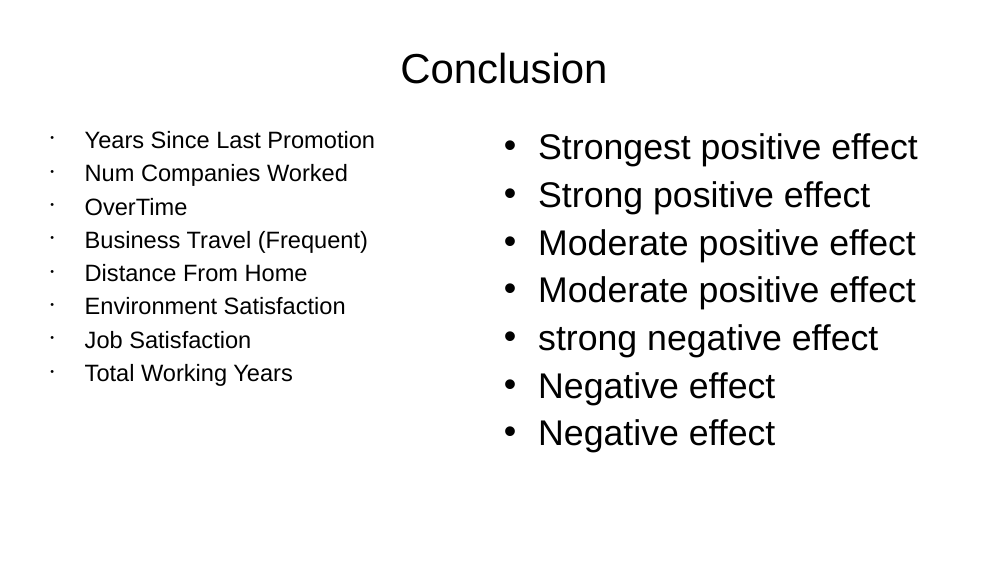
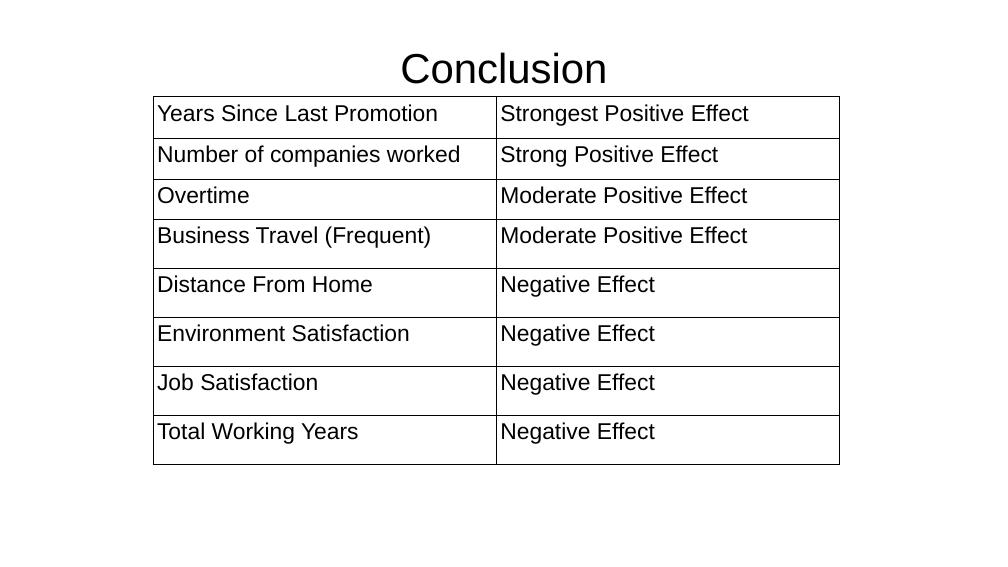
Before and after one commit to sbowler/project-one, a slide deck: slide 18 of presentations/project2_presentation.pptx (slide 16 before the commit). Drawn at 1008x567 pixels with LibreOffice and Linux fonts; fonts in the diff are those of the drawing; background and template pictures are left out. Boxes give left, top, right and bottom in pixels: in the first picture for what was removed or moved away, otherwise in the second. Text is boxed around its words. In the diff, an @@ line names an element or a change of style, - is before the commit and + after.

```diff
--- a/presentations/project2_presentation.pptx
+++ b/presentations/project2_presentation.pptx
@@ table added at [154, 97, 840, 465], 8 rows, 2 columns @@
+Years Since Last Promotion | Strongest Positive Effect
+Number of companies worked | Strong Positive Effect
+Overtime | Moderate Positive Effect
+Business Travel (Frequent) | Moderate Positive Effect
+Distance From Home | Negative Effect
+Environment Satisfaction | Negative Effect
+Job Satisfaction | Negative Effect
+Total Working Years | Negative Effect
@@ text removed at [85, 131, 375, 386] @@
-• Years Since Last Promotion
-• Num Companies Worked
-• OverTime
-• Business Travel (Frequent)
-• Distance From Home
-• Environment Satisfaction
-• Job Satisfaction
-• Total Working Years
@@ text removed at [538, 133, 917, 453] @@
-• Strongest positive effect
-• Strong positive effect
-• Moderate positive effect
-• Moderate positive effect
-• strong negative effect
-• Negative effect
-• Negative effect
```
Also in this commit, not shown: 14 other slides changed, 2 slides added.
